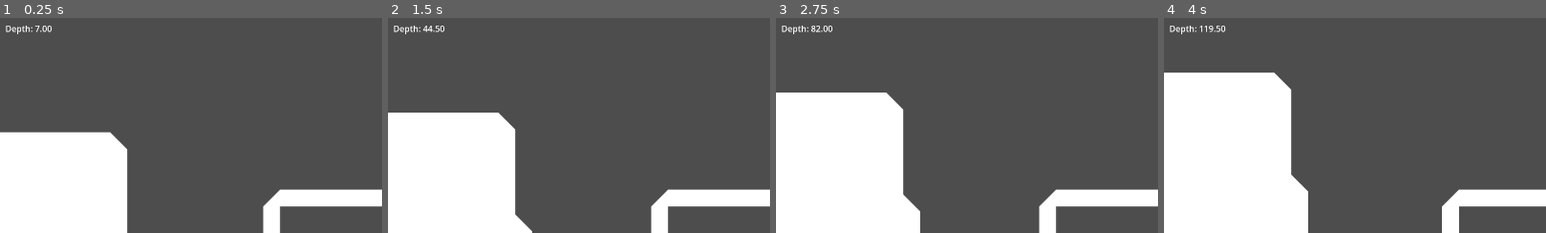
Above: before the commit, frames 1-4 (left to right).
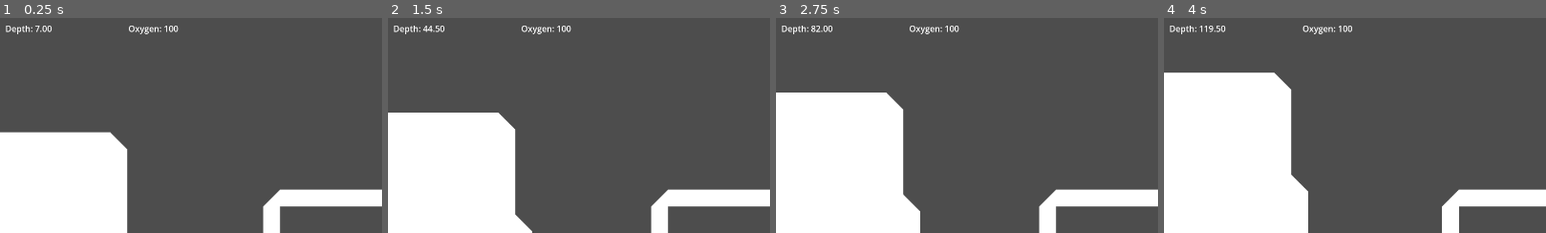
Above: after the commit, the same moments.

Repository: DSurguy/spring-2024-2d-jam
Game: Godot game, scene res://scenes/GameScene/GameScene.tscn
Two runs of this game, one before a commit and one after it. Both use one fixed random seed, a clock stepped at 60 frames per second and the inputs below. This scene is started directly instead of the project's main scene. Sound files missing from this copy of the repository are replaced by a short silence.
Inputs (mouse positions are % of the whole screen's width and height, from its top left):
- Up to frame 1 (0.25 s): no input
- Up to frame 2 (1.5 s): tap Enter (ui_accept) at 0.5, 0.77 s; move the mouse to (72, 45) at 0.52 s; hold D (move_right) from 0.53 s (still down); tap Down (aim_down) at 0.6 s; move the mouse to (30, 55) at 1.27 s; tap Left (aim_left) at 1.35 s
- Up to frame 3 (2.75 s): tap Enter (ui_accept) at 1.52 s; move the mouse to (60, 28) at 2.02 s; release D (move_right) at 2.03 s; hold A (move_left) from 2.03 s (still down); tap Right (aim_right) at 2.1 s
- Up to frame 4 (4 s): move the mouse to (45, 70) at 2.77 s; release A (move_left) at 2.78 s; hold D (move_right) from 2.78 s (still down); tap Up (aim_up) at 2.85 s; tap Enter (ui_accept) at 3.02, 3.77 s; move the mouse to (80, 65) at 3.52 s; tap E (interact) at 3.6 s
The pictures show only the part of the screen within x 0-50%, y 0-50%; the shares and areas given below are measured in that part.

The runs differ from the first frame. In frame 1, 0.2% of the frame differs, in the area x 33-47%, y 3-8%; in frame 2, 0.2%; in frame 3, 0.2%; in frame 4, 0.2%, in the area x 36-50%, y 3-8%.

Commit message:
Adds oxygen label to ui

Diff:
--- a/scenes/UI/Level/LevelProgress/LevelProgressUI.gd
+++ b/scenes/UI/Level/LevelProgress/LevelProgressUI.gd
@@ -2,8 +2,10 @@
 
 @export var submarine_node: Node2D = Node2D.new()
 @onready var label = $MarginContainer/HBoxContainer/Label
+@onready var oxy_label = $MarginContainer/HBoxContainer/OxygenLabel
 
 var format_string = "Depth: %.2f"
+var oxy_format_string = "Oxygen: %d"
 
 func _ready():
 	if submarine_node == null:
@@ -12,3 +14,5 @@
 func _process(delta):
 	if submarine_node:
 		label.text = format_string % submarine_node.position.y
+
+	oxy_label.text = oxy_format_string % 100
--- a/scenes/UI/Level/LevelProgress/LevelProgressUI.tscn
+++ b/scenes/UI/Level/LevelProgress/LevelProgressUI.tscn
@@ -30,8 +30,14 @@
 
 [node name="HBoxContainer" type="HBoxContainer" parent="MarginContainer"]
 layout_mode = 2
+theme_override_constants/separation = 144
 
 [node name="Label" type="Label" parent="MarginContainer/HBoxContainer"]
 layout_mode = 2
 text = "Depth: X"
 label_settings = SubResource("LabelSettings_ass80")
+
+[node name="OxygenLabel" type="Label" parent="MarginContainer/HBoxContainer"]
+layout_mode = 2
+text = "Oxygen: X"
+label_settings = SubResource("LabelSettings_ass80")
